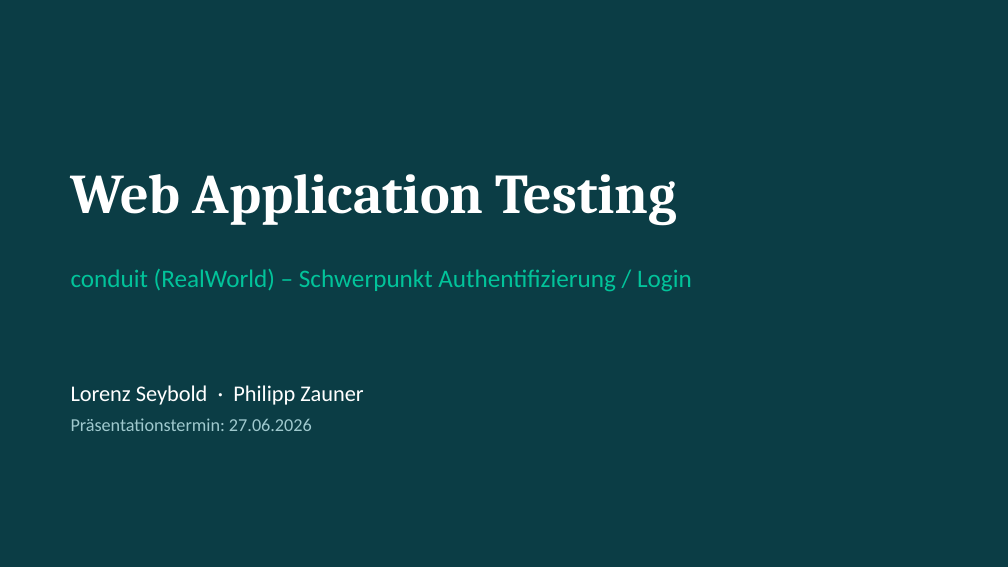
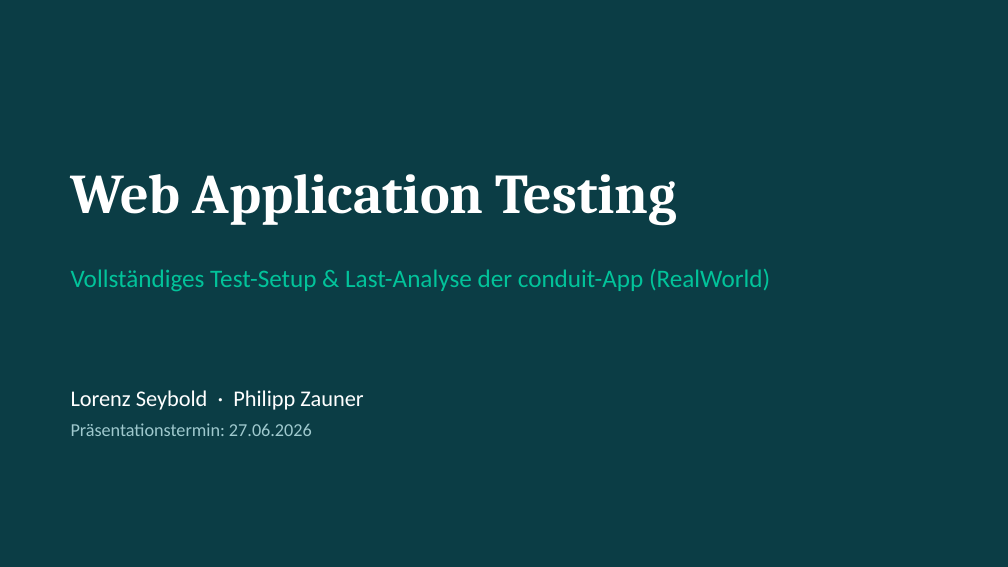
Before and after one commit to Lolo169169/wat4-2026ss-bb-zauner-seybold, a slide deck: slide 1 of PRESENTATION.pptx. Drawn at 1008x567 pixels with LibreOffice and Linux fonts; fonts in the diff are those of the drawing. Boxes give left, top, right and bottom in pixels: in the first picture for what was removed or moved away, otherwise in the second. Text is boxed around its words. In the diff, an @@ line names an element or a change of style, - is before the commit and + after.

```diff
--- a/PRESENTATION.pptx
+++ b/PRESENTATION.pptx
@@ text at <box>71,269,770,292</box>: text changed @@
-conduit (RealWorld) – Schwerpunkt Authentifizierung / Login
+Vollständiges Test-Setup & Last-Analyse der conduit-App (RealWorld)
@@ text "Lorenz Seybold · Philipp Zauner": place and size @@
-text "Lorenz Seybold · Philipp Zauner" at <box>71,385,363,431</box>
+text "Lorenz Seybold · Philipp Zauner" at <box>71,390,363,436</box>
```
Also in this commit, not shown: 4 other slides changed, 4 slides added, 5 slides removed.
